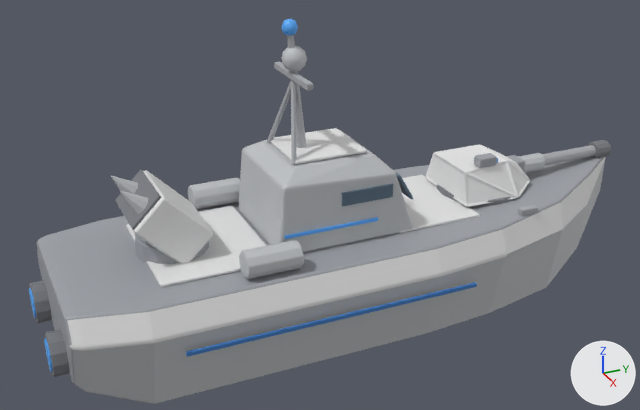
An edit to the glTF model game/models/lattice_patrol_boat.glb, drawn before and after from the same camera.
One viewpoint serves both versions: a 50 mm camera at (2.77, -1.39, 1.69) aimed at (0.0, -0.15, 0.31). The axes (+X, +Y, +Z) are drawn at lower right. The lights are the same throughout. The first picture is the older version. Vertices at exactly the same position are counted once.

Names of what the first picture shows: 'Body', 'Turret'.
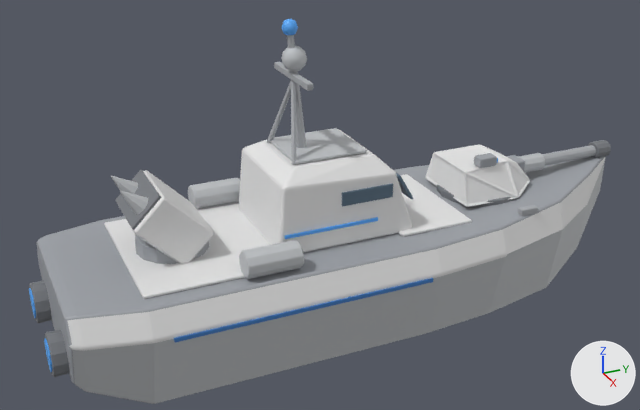
What differs and where, as boxes [x1, y1, x2, y2] in the pictures (640 x 410 px; the box of a moved part takes in the faces that stretch with it):
part 1 of me_body, moved or reshaped: before [186, 282, 477, 357]; after [174, 278, 433, 342]
part 2 of me_body, moved or reshaped: before [400, 175, 480, 233]; after [398, 174, 472, 237]
part 3 of me_body, moved or reshaped: before [126, 206, 267, 287]; after [104, 202, 270, 299]
part 4 of me_body, recoloured (light grey to white): [239, 128, 413, 253] in both

What the commit changed:
me_body is used by ob_body; location (0.0, 0.0, 0.0).
me_body had 944 vertices, 1760 faces and spanned x -0.41..0.41, y -1.21..1.2, z -0.16..1.02.
me_body now has 944 vertices, 1760 faces and spans x -0.4..0.4, y -1.21..1.2, z -0.16..1.02.
me_body part 1: the loose piece of 8 vertices spanning x 0.4..0.41, y -0.8..0.3, z 0.06..0.08 is scaled about its middle by (1, 0.864, 1), then moved by (-0.01, -0.11, 0.06).
me_body part 2: the loose piece of 24 vertices spanning x -0.22..0.22, y 0.08..0.43, z 0.24..0.25 is scaled about the mesh origin by (1.14, 0.855, 1).
me_body part 3: the loose piece of 24 vertices spanning x -0.25..0.25, y -0.83..-0.41, z 0.24..0.25 is scaled about its middle by (1.2, 1.24, 1), then moved by (0.0, -0.02, 0.0).
me_body part 4: 184 kept faces spanning x -0.22..0.22, y -0.4..0.14, z 0.24..0.55 get new vertex colours; the middle colour goes from light grey #bfc2c5 to white #e7e7e7.
Other edits to the shape of me_body do not show in these pictures.
